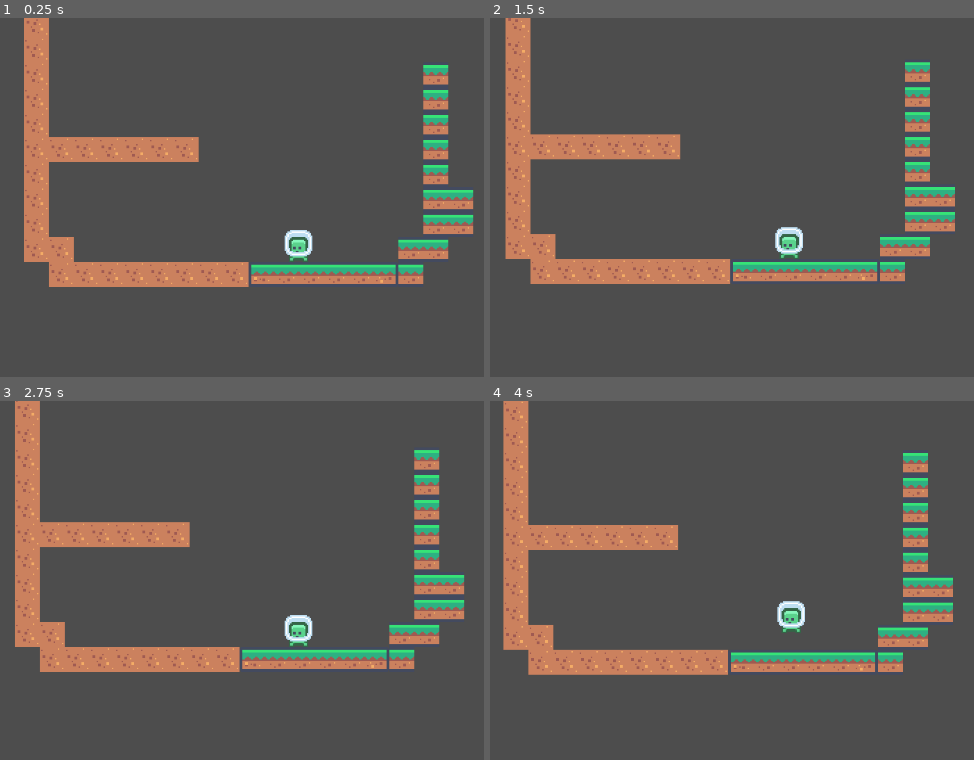
Above: before the commit, frames 1-4 (two rows, left to right).
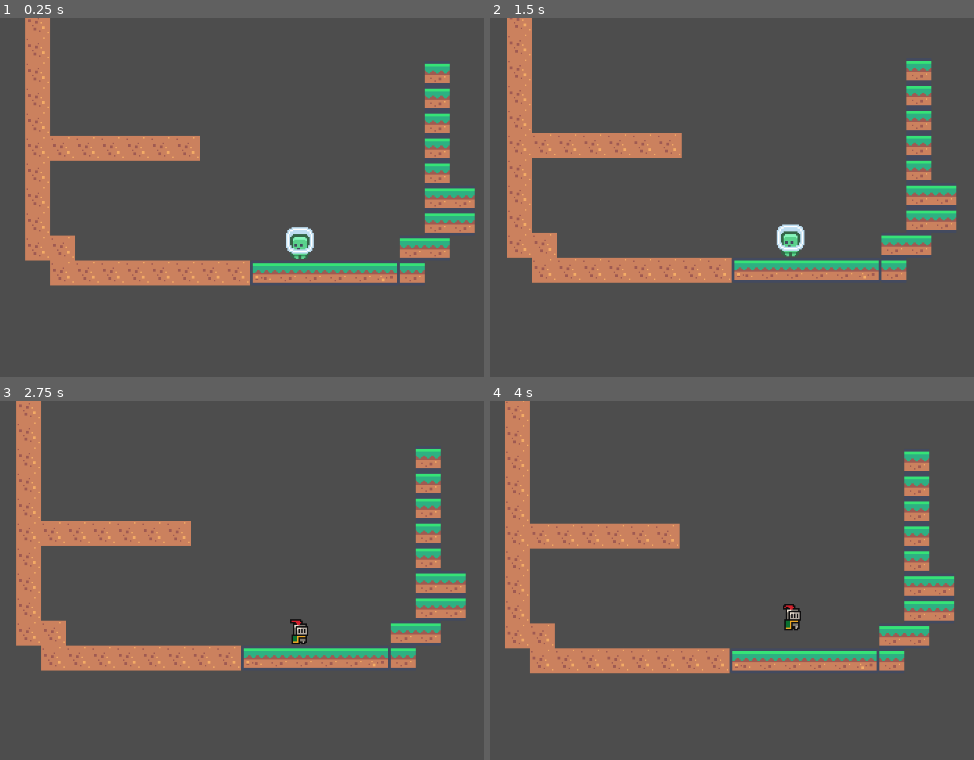
Above: after the commit, the same moments.

Repository: sublollipp/Pixel-Peter
Game: Godot game, scene res://scener/spil.tscn
The game is run twice, just before and just after one commit, with the same random seed, the same clock (stepped at 60 frames per second) and the same inputs.
Inputs:
- Up to frame 1 (0.25 s): no input
- Up to frame 2 (1.5 s): hold Right (HØJRE) 0.53-1.28 s; tap Space (HOP) at 0.77, 1.07 s; tap A (VENSTRE) at 0.8, 1.35 s
- Up to frame 3 (2.75 s): tap Space (HOP) at 1.52, 1.82, 2.3 s; tap H (Take_damege, bound only after the commit) at 1.55 s; hold H (Take_damege, bound only after the commit) from 2.03 s (still down)
- Up to frame 4 (4 s): release H (Take_damege, bound only after the commit) at 2.78 s; tap Space (HOP) at 2.85, 3.02, 3.32, 3.77 s; tap Right (HØJRE) at 3.05 s; hold Right (HØJRE) from 3.53 s (still down); tap A (VENSTRE) at 3.8 s

The runs differ from the first frame. In frame 1, 5.0% of the frame differs, in the area x 4-99%, y 0-75%; in frame 2, 5.3%; in frame 3, 5.0%; in frame 4, 5.5%, in the area x 2-96%, y 0-77%.

Commit message:
Animation switch damegetaken
I dette commit er koden for sprite skift ved skade taget skrevet. altså animationen der bliver vist er bygget på var health. animationerne er kaldt idle3 og idle2 således at når animationerne bliver kaldt i koden kan der skrives play("idle"+str(health)) og dermed være baseret på health.

Diff:
--- a/project.godot
+++ b/project.godot
@@ -35,6 +35,11 @@
 , Object(InputEventKey,"resource_local_to_scene":false,"resource_name":"","device":-1,"window_id":0,"alt_pressed":false …(183 unchanged characters)…
 ]
 }
+Take_damege={
+"deadzone": 0.5,
+"events": [Object(InputEventKey,"resource_local_to_scene":false,"resource_name":"","device":-1,"window_id":0,"alt_pressed":false,"shift_pressed":false,"ctrl_pressed":false,"meta_pressed":false,"pressed":false,"keycode":0,"physical_keycode":72,"key_label":0,"unicode":104,"location":0,"echo":false,"script":null)
+]
+}
 
 [rendering]
 
--- a/scener/player.tscn
+++ b/scener/player.tscn
@@ -1,20 +1,95 @@
-[gd_scene load_steps=4 format=3 uid="uid://krkq8yw3n57c"]
+[gd_scene load_steps=13 format=3 uid="uid://krkq8yw3n57c"]
 
 [ext_resource type="Script" path="res://scripts/player.gd" id="1_a8y3o"]
+[ext_resource type="Texture2D" uid="uid://bmt4mbsoc15kv" path="res://assets/Sprites/knight.png" id="2_3k3af"]
 [ext_resource type="Texture2D" uid="uid://ddpdd57lyn6ml" path="res://assets/Sprites/Player_highres.png" id="2_7s81c"]
+[ext_resource type="Texture2D" uid="uid://d02bt05ln7w8" path="res://assets/Sprites/plyer3 charging.png" id="2_stsu8"]
+[ext_resource type="Texture2D" uid="uid://iudcqru5hs16" path="res://assets/Sprites/Player_smallres.png" id="3_2sau4"]
 
 [sub_resource type="CapsuleShape2D" id="CapsuleShape2D_gvcpj"]
 height = 22.0
 
+[sub_resource type="AtlasTexture" id="AtlasTexture_5dlw2"]
+atlas = ExtResource("2_3k3af")
+region = Rect2(96, 224, 32, 32)
+
+[sub_resource type="AtlasTexture" id="AtlasTexture_4vqpd"]
+atlas = ExtResource("2_3k3af")
+region = Rect2(0, 0, 32, 32)
+
+[sub_resource type="AtlasTexture" id="AtlasTexture_4d1tj"]
+atlas = ExtResource("2_3k3af")
+region = Rect2(32, 0, 32, 32)
+
+[sub_resource type="AtlasTexture" id="AtlasTexture_bv8fx"]
+atlas = ExtResource("2_3k3af")
+region = Rect2(64, 0, 32, 32)
+
+[sub_resource type="AtlasTexture" id="AtlasTexture_7u6f7"]
+atlas = ExtResource("2_3k3af")
+region = Rect2(96, 0, 32, 32)
+
+[sub_resource type="SpriteFrames" id="SpriteFrames_redn5"]
+animations = [{
+"frames": [{
+"duration": 1.0,
+"texture": SubResource("AtlasTexture_5dlw2")
+}],
+"loop": true,
+"name": &"charging2",
+"speed": 5.0
+}, {
+"frames": [{
+"duration": 1.0,
+"texture": ExtResource("2_stsu8")
+}],
+"loop": true,
+"name": &"charging3",
+"speed": 5.0
+}, {
+"frames": [{
+"duration": 1.0,
+"texture": SubResource("AtlasTexture_4vqpd")
+}, {
+"duration": 1.0,
+"texture": SubResource("AtlasTexture_4d1tj")
+}, {
+"duration": 1.0,
+"texture": SubResource("AtlasTexture_bv8fx")
+}, {
+"duration": 1.0,
+"texture": SubResource("AtlasTexture_7u6f7")
+}],
+"loop": true,
+"name": &"idle2",
+"speed": 5.0
+}, {
+"frames": [{
+"duration": 1.0,
+"texture": ExtResource("2_7s81c")
+}, {
+"duration": 1.0,
+"texture": ExtResource("3_2sau4")
+}],
+"loop": true,
+"name": &"idle3",
+"speed": 5.0
+}]
+
 [node name="Player" type="CharacterBody2D"]
 script = ExtResource("1_a8y3o")
-
-[node name="Sprite2D" type="Sprite2D" parent="."]
-texture = ExtResource("2_7s81c")
 
 [node name="CollisionShape2D" type="CollisionShape2D" parent="."]
 shape = SubResource("CapsuleShape2D_gvcpj")
 
 [node name="Camera2D" type="Camera2D" parent="."]
+position = Vector2(-1, 1)
 zoom = Vector2(2, 2)
 position_smoothing_enabled = true
+
+[node name="AnimatedSprite2D" type="AnimatedSprite2D" parent="."]
+position = Vector2(184, -57)
+sprite_frames = SubResource("SpriteFrames_redn5")
+animation = &"charging2"
+autoplay = "idle3"
+offset = Vector2(-184, 55)
--- a/scripts/player.gd
+++ b/scripts/player.gd
@@ -14,6 +14,8 @@
 const directionChangeSpeed = 10
 
 var chargedDirectionPower: float = 0
+
+var health = 3
 
 # Holder styr på, hvad spillerens hastighed var i sidste frame
 var previousVelocity: Vector2 = Vector2.ZERO
@@ -58,18 +60,27 @@
 func _input(event: InputEvent) -> void: # Denne funktion kører, når der sker noget som helst med inputsne
 	if is_on_floor(): # Hvis man er i luften, skal man være ude af kontrol. Hermed kører input-koden kun, når man er på jorden
 		if event.is_action_pressed("HØJRE"):
-			$Sprite2D.flip_h = true
+			$AnimatedSprite2D.flip_h = true
+	#Opdaterer spriten ift hvor meget liv player har animationerne bliver kaldt bygget på hp
+
 			print("HØJRE")
 		elif event.is_action_pressed("VENSTRE"):
 			direction = -1
-			$Sprite2D.flip_h = false
+			$AnimatedSprite2D.flip_h = false
 			print("VENSTRE")
 		if event.is_action_pressed("HOP"):
 			chargedJumpPower = startingPower
 			charging = true
+			$AnimatedSprite2D.play("charging"+str(health))
+
 		elif event.is_action_released("HOP"):
 			charging = false
 			jump()
+			$AnimatedSprite2D.play("idle"+str(health))
+
+		if event.is_action_pressed("Take_damege"):
+			health -= 1
+			$AnimatedSprite2D.play("idle"+str(health))
 
 func jump() -> void:
 	velocity.y = -chargedJumpPower
Binary file added: assets/Sprites/knight.png
Not shown, added: assets/Sprites/knight.png.import
Binary file added: assets/Sprites/plyer3 charging.png
Not shown, added: assets/Sprites/plyer3 charging.png.import
